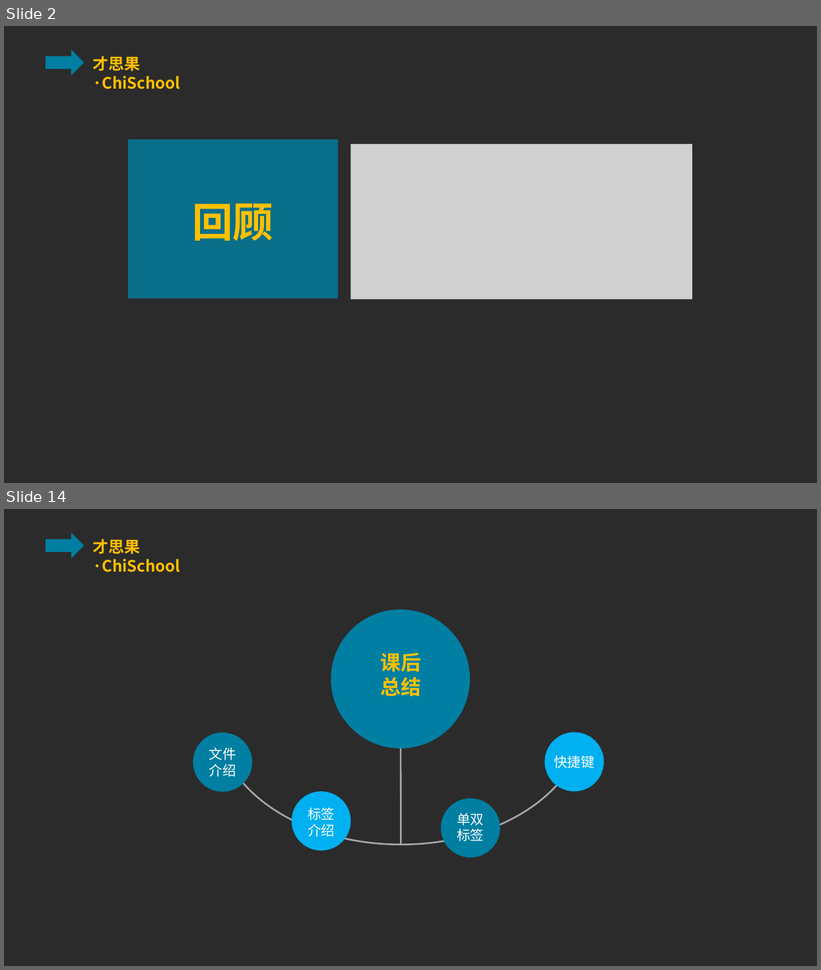
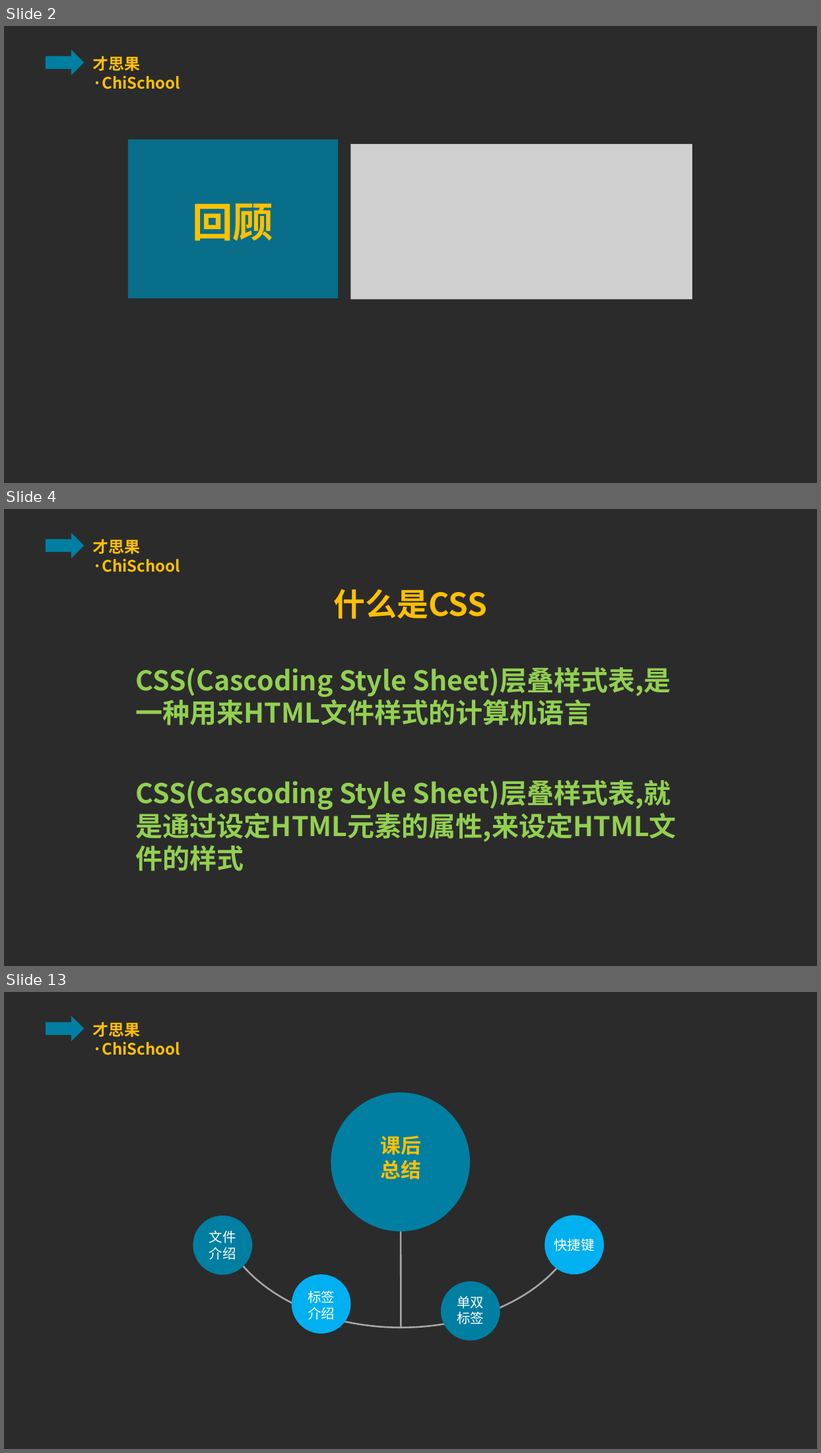
Before and after one commit to ppliu1987/chichool, a slide deck: html/class/lesson_five/lesson_five.pptx. Shown one above the other, each under a label of ours: slides 2 and 14 before the commit, slides 2, 4 and 13 after it; the slides between them are not shown. The pictures are 821x970 and 821x1453 pixels, drawn with LibreOffice and Linux fonts; fonts in the diff are those of the drawing; grey boxes stand for pictures; background and template pictures are left out; a plain dark background stands for a picture behind light text. Boxes give left, top, right and bottom in pixels: in the first picture for what was removed or moved away, otherwise in the second. Text is boxed around its words. In the diff, an @@ line names an element or a change of style, - is before the commit and + after.

```diff
--- a/html/class/lesson_five/lesson_five.pptx
+++ b/html/class/lesson_five/lesson_five.pptx
@@ slide 4 added at [4,509,817,966], background picture (left out); not listed: 2 template elements that a slide beside it also shows @@
@@ text added at [334,589,487,619], 28 pt, text #FFC000, bold @@
+什么是CSS
@@ text added at [136,667,671,725], 24 pt, text #92D050, bold @@
+CSS(Cascoding Style Sheet)层叠样式表,是一种用来HTML文件样式的计算机语言
@@ text added at [136,780,677,842], 24 pt, text #92D050, bold @@
+CSS(Cascoding Style Sheet)层叠样式表,就是通过设定HTML元素的属性,来设定HTML文件的样式
@@ what was slide 14 is now slide 13 @@
```
Also in this commit, not shown: 2 slides changed, 8 other slides added, 10 slides removed, 3 other files.
